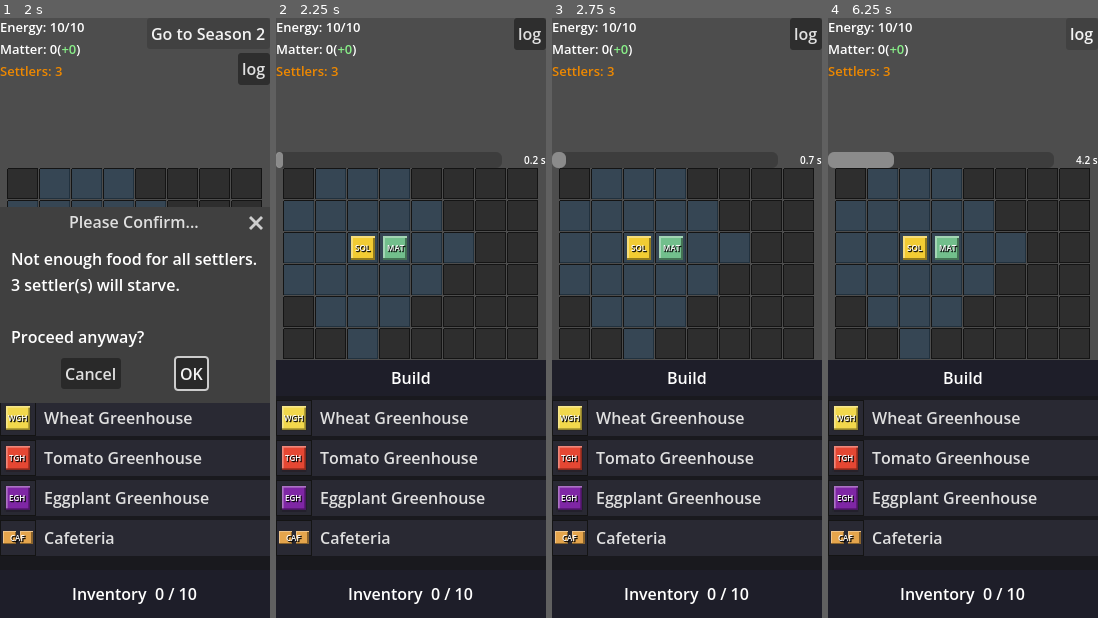
Above: before the commit, frames 1-4 (left to right).
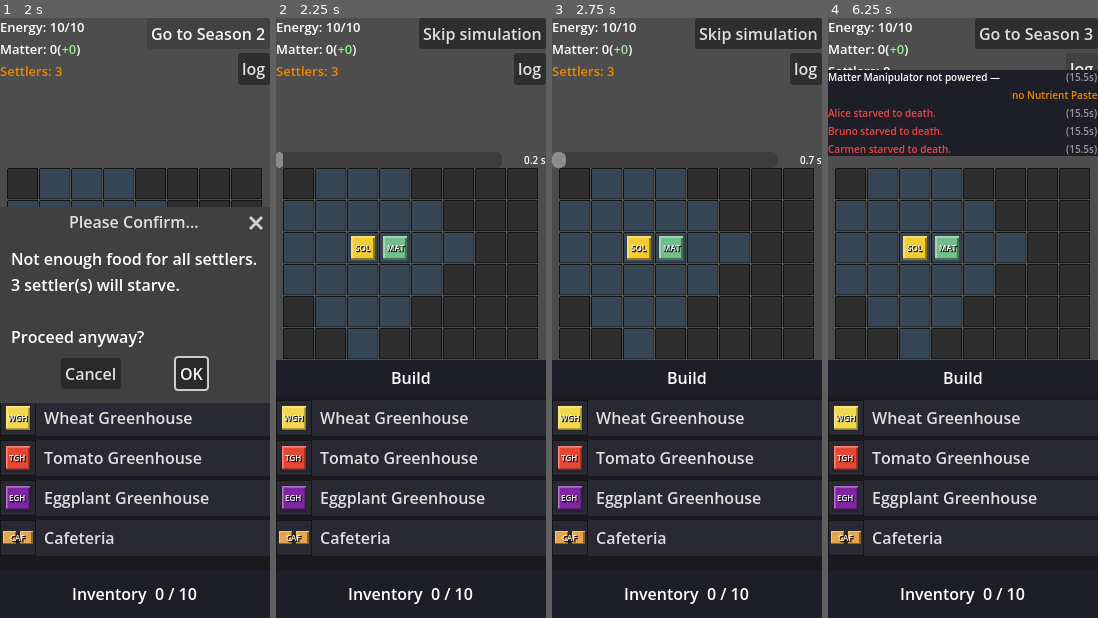
Above: after the commit, the same moments.

Repository: Kirkules/exofarm-vibe
Game: Godot game, scene res://scenes/game/game.tscn
The game is run twice, just before and just after one commit, with the same random seed, the same clock (stepped at 60 frames per second) and the same inputs.
Inputs (mouse positions are in pixels of both pictures, inside the frame that each line leads up to):
- Up to frame 1 (2 s): click "Go to Season 2" at 0.5 s; click "Go to Season 2" at 1.25 s
- Up to frame 2 (2.25 s): click "OK" at 2 s
- Up to frame 3 (2.75 s): no input
- Up to frame 4 (6.25 s): click (1033, 36) at 2.75 s, where only the run after the commit has a clickable "Skip simulation"; click (1035, 36) at 3.5 s, where only the run after the commit has a clickable "Go to Season 3"; click (1035, 36) at 4.25 s, where only the run after the commit has a clickable "Go to Season 3"; click (963, 348) at 5 s, where only the run after the commit has a clickable "OK"; click "log" at 5.75 s

Frame 1 is identical in both runs. In frame 2, 2.5% of the frame differs, in the area x 52-100%, y 0-12%; in frame 3, 2.5%; in frame 4, 17%, in the area x 0-100%, y 0-25%.

Commit message:
Add Skip simulation button during season playback
Button stays visible throughout; text swaps to "Skip simulation" when
simulation starts. Pressing it scales remaining time into 0.5s via
_sim_speed_scale applied to all delta usage in _process. Useful for
playtesting before variable speed controls are implemented.

Co-Authored-By: Claude Sonnet 4.6 <noreply@anthropic.com>

Diff:
--- a/scenes/game/game.gd
+++ b/scenes/game/game.gd
@@ -27,6 +27,8 @@
 var _sim_progress_label:     Label
 ## Elapsed seconds in the current simulation; reset at start of each season.
 var _sim_elapsed: float = 0.0
+## Speed multiplier applied to simulation delta. Set > 1 by _skip_simulation().
+var _sim_speed_scale: float = 1.0
 var _build_menu: BuildMenu
 
 enum Phase { PLANNING, SIMULATION }
@@ -783,6 +785,9 @@
 	return placed
 
 func _on_next_season_pressed() -> void:
+	if _phase == Phase.SIMULATION:
+		_skip_simulation()
+		return
 	var food: Dictionary = _compute_food_state()
 	if food["deaths"] > 0:
 		_confirm_dialog.dialog_text = \
@@ -792,10 +797,20 @@
 	else:
 		_begin_simulation()
 
+## Compress remaining simulation time into 0.5 s for fast-forward during playtesting.
+func _skip_simulation() -> void:
+	var remaining: float = _sim_timer.time_left
+	if remaining <= 0.5:
+		return
+	_sim_speed_scale = remaining / 0.5
+	_sim_timer.stop()
+	_sim_timer.start(0.5)
+
 ## Lock in the grid and start the simulation phase.
 func _begin_simulation() -> void:
 	_close_kitchen_grid()
 	_sim_elapsed = 0.0
+	_sim_speed_scale = 1.0
 	_sim_log.clear()
 	hud_ui.refresh_log([])
 	for child: Node in _sim_live_log_box.get_children():
@@ -923,11 +938,12 @@
 func _process(delta: float) -> void:
 	if _phase != Phase.SIMULATION:
 		return
-	_sim_elapsed += delta
+	var scaled: float = delta * _sim_speed_scale
+	_sim_elapsed += scaled
 	_sim_progress_bar.value  = _sim_elapsed
 	_sim_progress_label.text = "%.1f s" % _sim_elapsed
-	_tick_greenhouses(delta)
-	_tick_settlers(delta)
+	_tick_greenhouses(scaled)
+	_tick_settlers(scaled)
 
 ## Advance greenhouse tend countdowns; dispatch a settler when a greenhouse needs tending.
 func _tick_greenhouses(delta: float) -> void:
--- a/scenes/game/ui/hud_ui.gd
+++ b/scenes/game/ui/hud_ui.gd
@@ -189,9 +189,10 @@
 # Public
 # ---------------------------------------------------------------------------
 
-## Hide the Next Season button during simulation; restore it on return to planning.
+## Swap the Next Season button to "Skip simulation" during simulation.
 func set_simulation_active(v: bool) -> void:
-	_next_btn.visible = not v
+	if v:
+		_next_btn.text = "Skip simulation"
 	if v:
 		_energy_tooltip.visible  = false
 		_matter_tooltip.visible  = false
